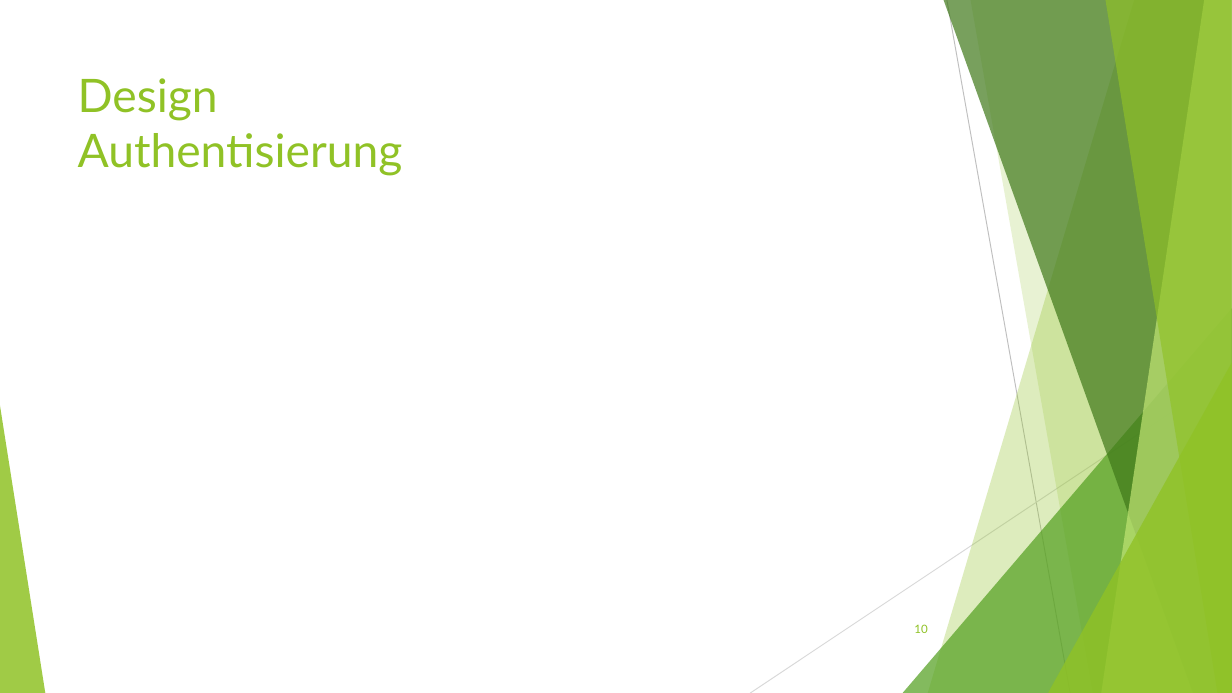
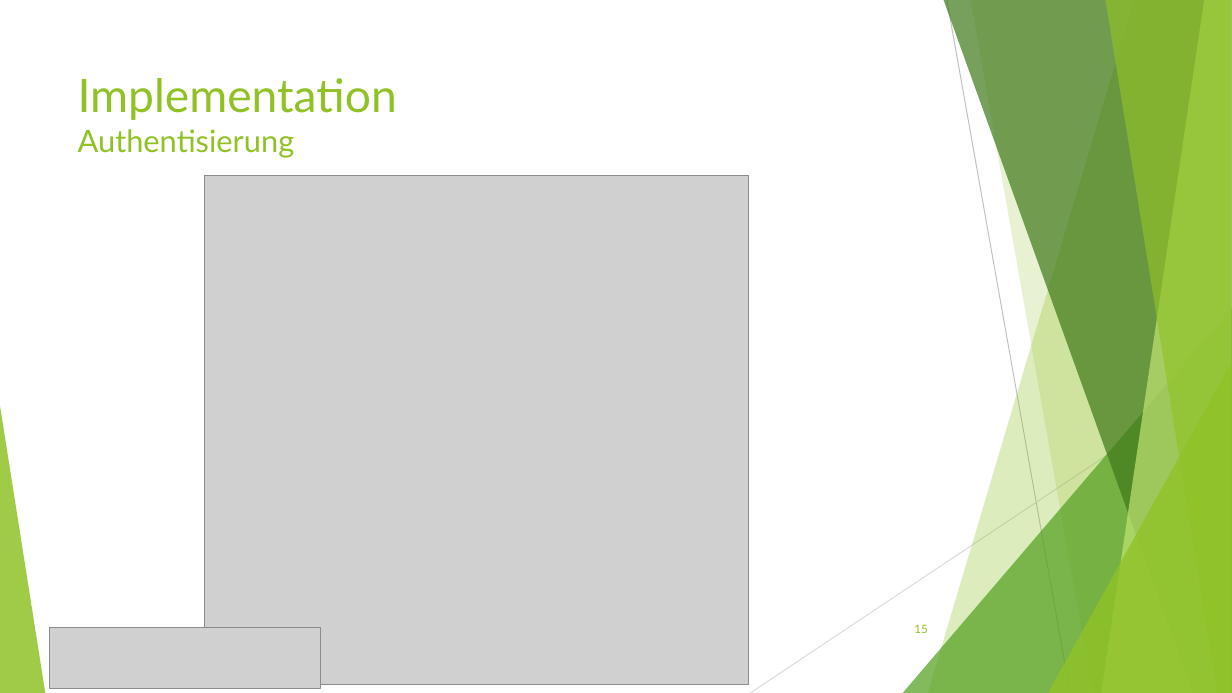
Before and after one commit to BirbsOfPrey/RecipeManager-Project, a slide deck: slide 15 of Präsentation/RecipeManager_Präsentation.pptx (slide 10 before the commit). Drawn at 1232x693 pixels with LibreOffice and Linux fonts; fonts in the diff are those of the drawing; grey boxes stand for pictures. Boxes give left, top, right and bottom in pixels: in the first picture for what was removed or moved away, otherwise in the second. Text is boxed around its words. In the diff, an @@ line names an element or a change of style, - is before the commit and + after.

```diff
--- a/Präsentation/RecipeManager_Präsentation.pptx
+++ b/Präsentation/RecipeManager_Präsentation.pptx
@@ title at (78, 78, 397, 158): text changed; size 36 to 24 pt @@
-Design
-Authentisierung
+Implementation
+Authentisierung
@@ picture added at (204, 176, 749, 685) @@
@@ picture added at (50, 628, 321, 689) @@
@@ page number at (914, 624, 927, 633): text changed @@
-10
+15
```
Also in this commit, not shown: 3 other slides changed, 12 slides added, 4 slides removed.
